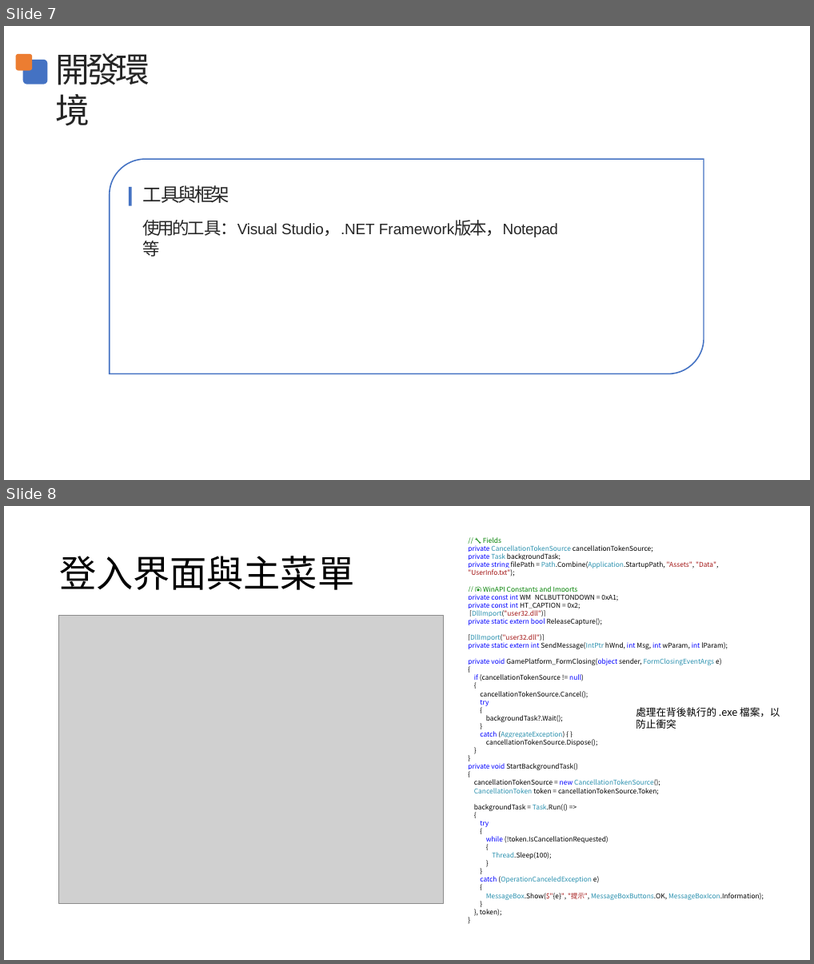
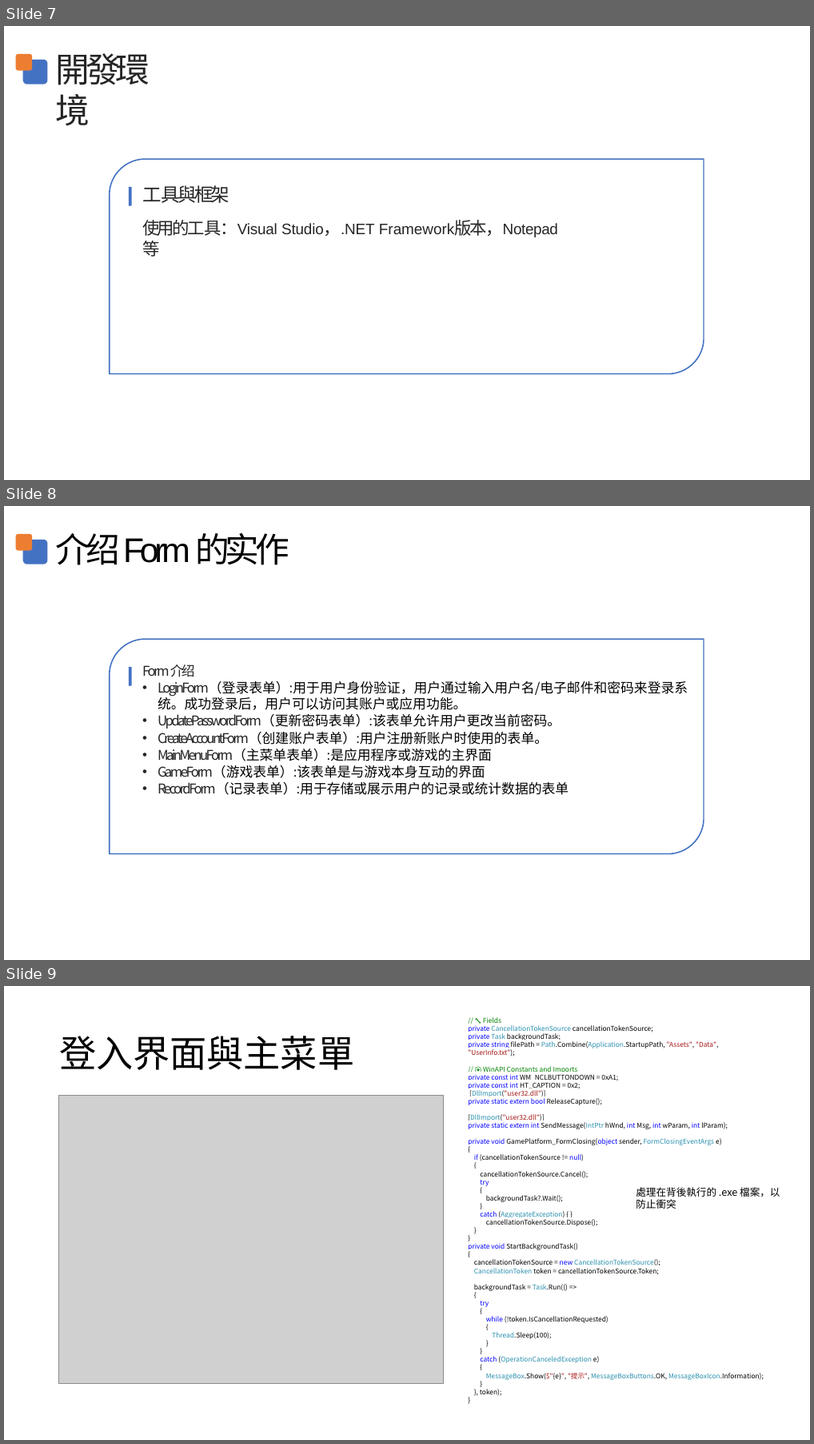
Before and after one commit to kelvinlock/C-Sharp-Project, a slide deck: 撲克21點游戲 final.pptx. Shown one above the other, each under a label of ours: slides 7 and 8 before the commit, slides 7, 8 and 9 after it. The pictures are 814x964 and 814x1444 pixels, drawn with LibreOffice and Linux fonts; fonts in the diff are those of the drawing; grey boxes stand for pictures. Boxes give left, top, right and bottom in pixels: in the first picture for what was removed or moved away, otherwise in the second. Text is boxed around its words. In the diff, an @@ line names an element or a change of style, - is before the commit and + after.

```diff
--- a/撲克21點游戲 final.pptx
+++ b/撲克21點游戲 final.pptx
@@ slide 8 added at (4, 506, 810, 960), background #FFFFFF @@
@@ freeform shape added at (16, 534, 32, 550), fill #EC7D31 @@
@@ freeform shape added at (23, 540, 47, 564), fill #4472C3 @@
@@ text added at (56, 533, 290, 565), 61 pt, text #000000 @@
+介绍 Form 的实作
@@ freeform shape added at (109, 638, 705, 854), fill #4472C3 @@
@@ text added at (142, 664, 688, 795), 24 pt, text #000000 @@
+Form 介绍
+• LoginForm（登录表单）:用于用户身份验证，用户通过输入用户名/电子邮件和密码来登录系统。成功登录后，用户可以访问其账户或应用功能。
+• UpdatePasswordForm（更新密码表单）:该表单允许用户更改当前密码。
+• CreateAccountForm（创建账户表单）:用户注册新账户时使用的表单。
+• MainMenuForm（主菜单表单）:是应用程序或游戏的主界面
+• GameForm（游戏表单）:该表单是与游戏本身互动的界面
+• RecordForm（记录表单）:用于存储或展示用户的记录或统计数据的表单
@@ what was slide 8 is now slide 9 @@
```
